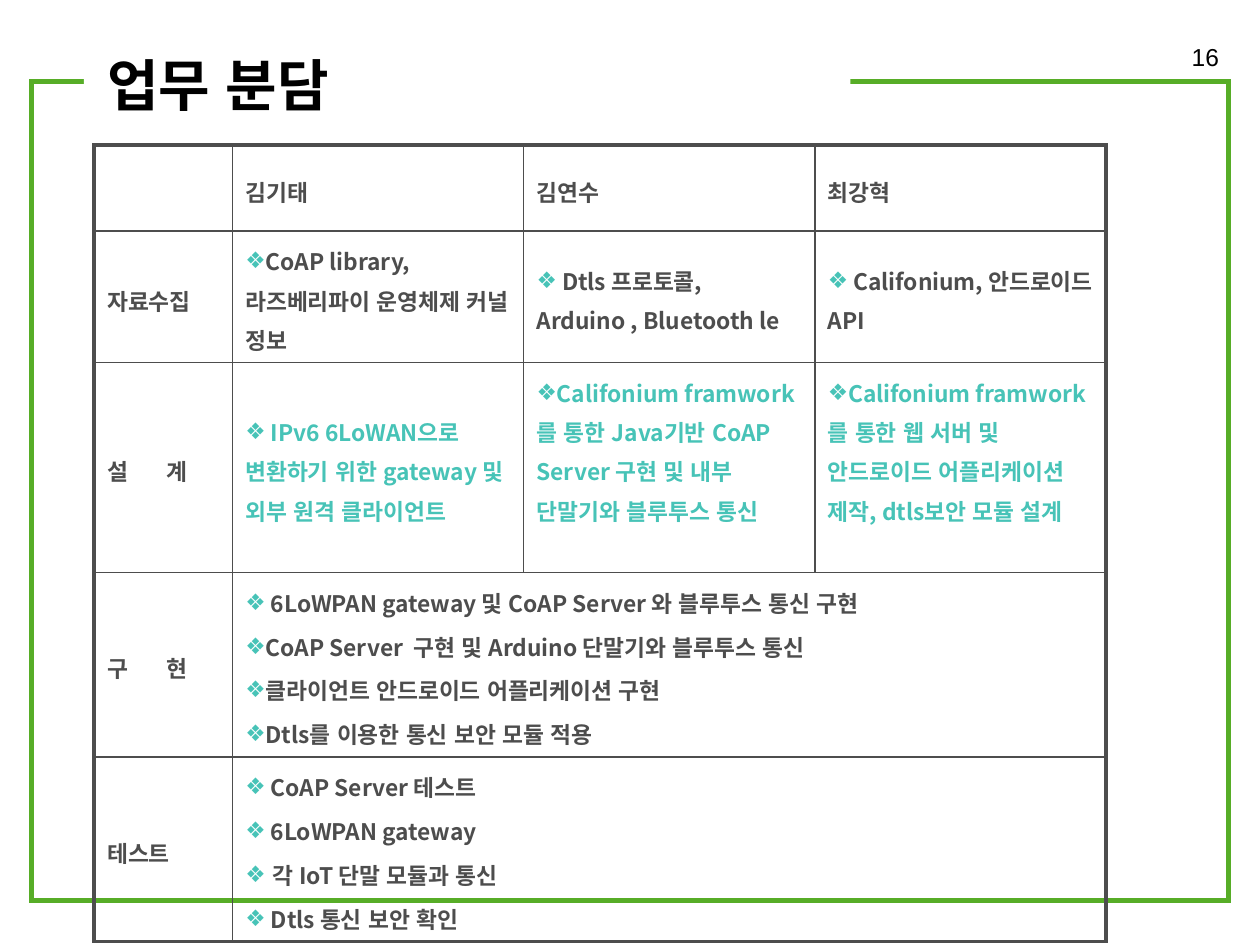
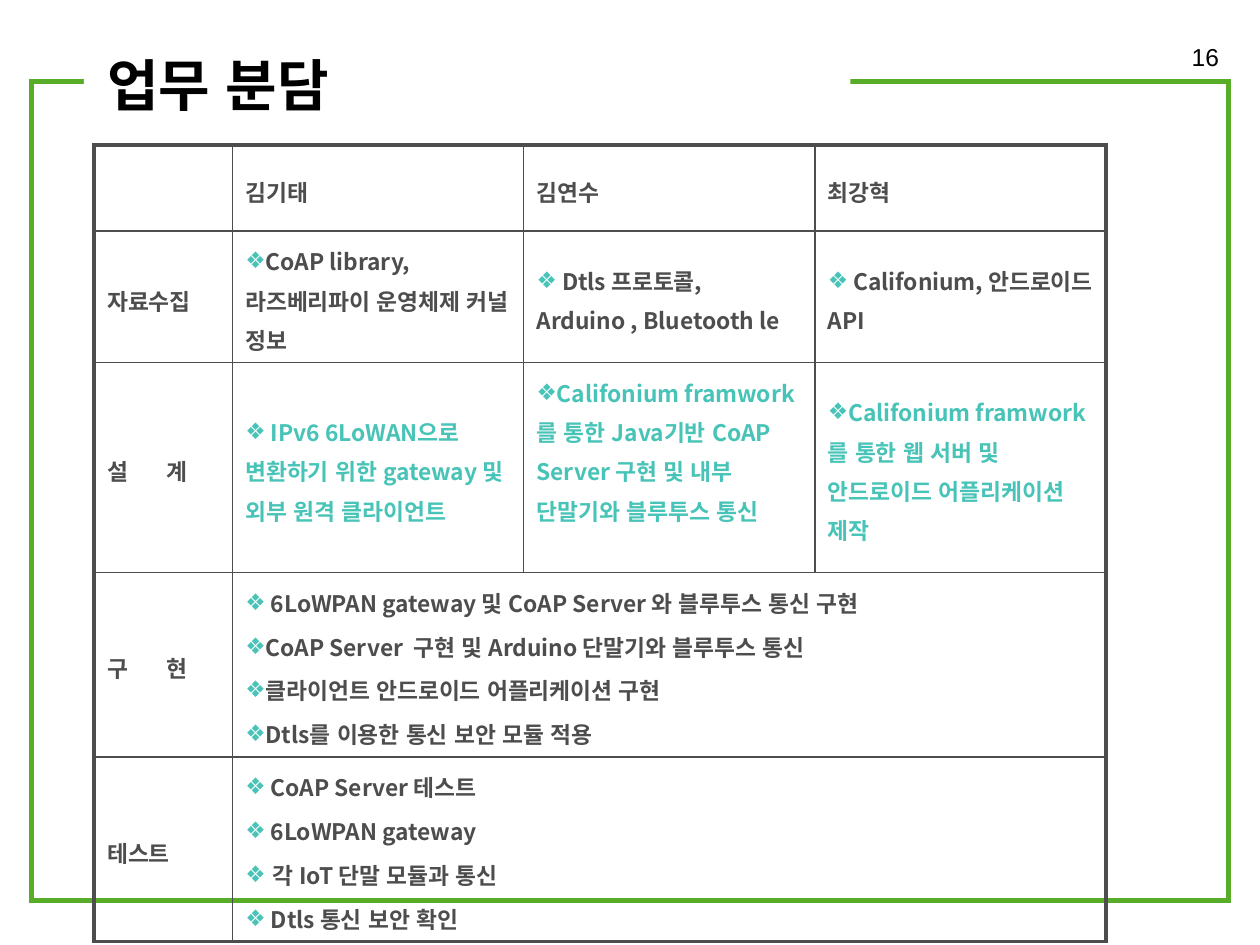
Before and after one commit to khissup/team333graduation, a slide deck: slide 16 of team333-master/proposal/종합설계_제안서2017.pptx. Drawn at 1260x945 pixels with LibreOffice and Linux fonts; fonts in the diff are those of the drawing; background and template pictures are left out. Boxes give left, top, right and bottom in pixels: in the first picture for what was removed or moved away, otherwise in the second. Text is boxed around its words. In the diff, an @@ line names an element or a change of style, - is before the commit and + after.

```diff
--- a/team333-master/proposal/종합설계_제안서2017.pptx
+++ b/team333-master/proposal/종합설계_제안서2017.pptx
@@ table at (94, 145, 1106, 934) @@
-row 3, column 4: Califonium framwork 를 통한 웹 서버 및 안드로이드 어플리케이션 제작, dtls보안 모듈 설계
+row 3, column 4: Califonium framwork 를 통한 웹 서버 및 안드로이드 어플리케이션 제작
```
Also in this commit, not shown: 5 other files.
